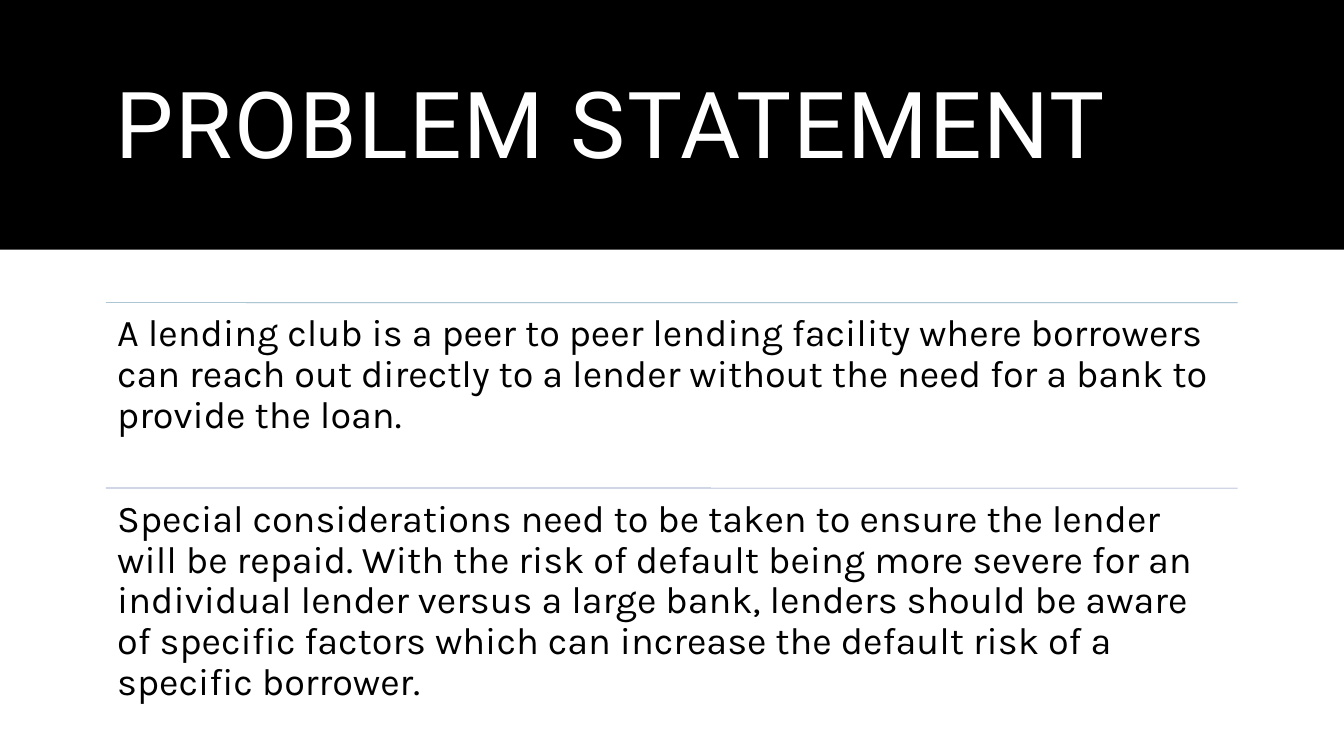
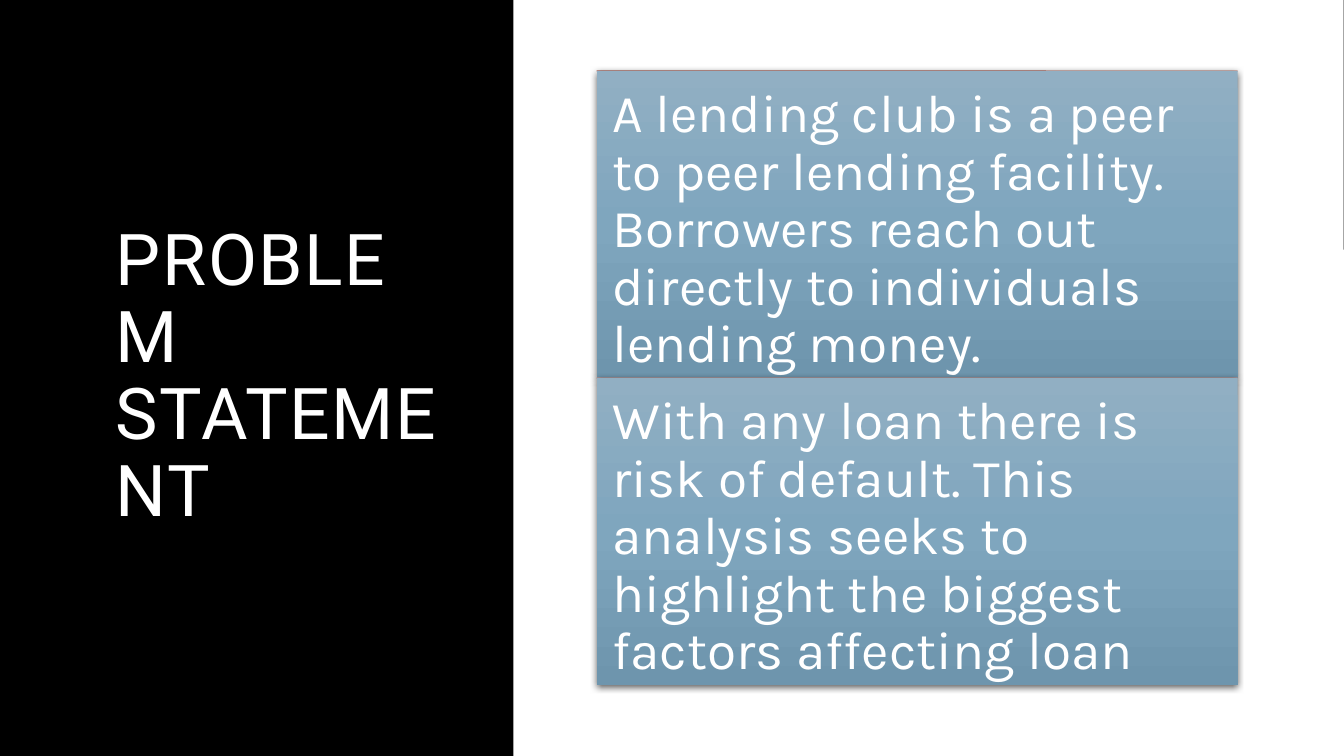
Before and after one commit to mickyals/lending_club_EDA, a slide deck: slide 2 of Lending Club Case Study.pptx. Drawn at 1344x756 pixels with LibreOffice and Linux fonts; fonts in the diff are those of the drawing. Boxes give left, top, right and bottom in pixels: in the first picture for what was removed or moved away, otherwise in the second. Text is boxed around its words. In the diff, an @@ line names an element or a change of style, - is before the commit and + after.

```diff
--- a/Lending Club Case Study.pptx
+++ b/Lending Club Case Study.pptx
@@ rectangle removed at [0, 0, 1344, 250] @@
@@ rectangle added at [0, 0, 1344, 250], fill #000000 @@
@@ rectangle added at [0, 0, 513, 756], fill #000000 @@
@@ title "PROBLEM STATEMENT": place and size @@
-title "PROBLEM STATEMENT" at [116, 91, 1105, 159]
+title "PROBLEM STATEMENT" at [106, 71, 460, 685]
@@ title "PROBLEM STATEMENT" at [106, 71, 460, 685]: size 66 to 51 pt @@
@@ text at [612, 95, 1174, 375]: text changed; size 27 to 38 pt; text colour #000000 to #FFFFFF @@
-A lending club is a peer to peer lending facility where borrowers can reach out directly to a lender without the need for a bank to provide the loan.
+A lending club is a peer to peer lending facility. Borrowers reach out directly to individuals lending money.
@@ line removed from (106, 302) to (1238, 302) @@
@@ group added at [597, 71, 1238, 690]: 2 lines, 2 rectangles, 1 text @@
+With any loan there is risk of default. This analysis seeks to highlight the biggest factors affecting loan repayment
@@ line removed from (106, 488) to (1238, 488) @@
@@ text removed at [117, 506, 1192, 663] @@
-Special considerations need to be taken to ensure the lender will be repaid. With the risk of default being more severe for an individual lender versus a large bank, lenders should be aware of specific factors which can increase the default risk of a specific borrower.
```
Also in this commit, not shown: 3 other slides changed, 10 slides added, 1 other file.
